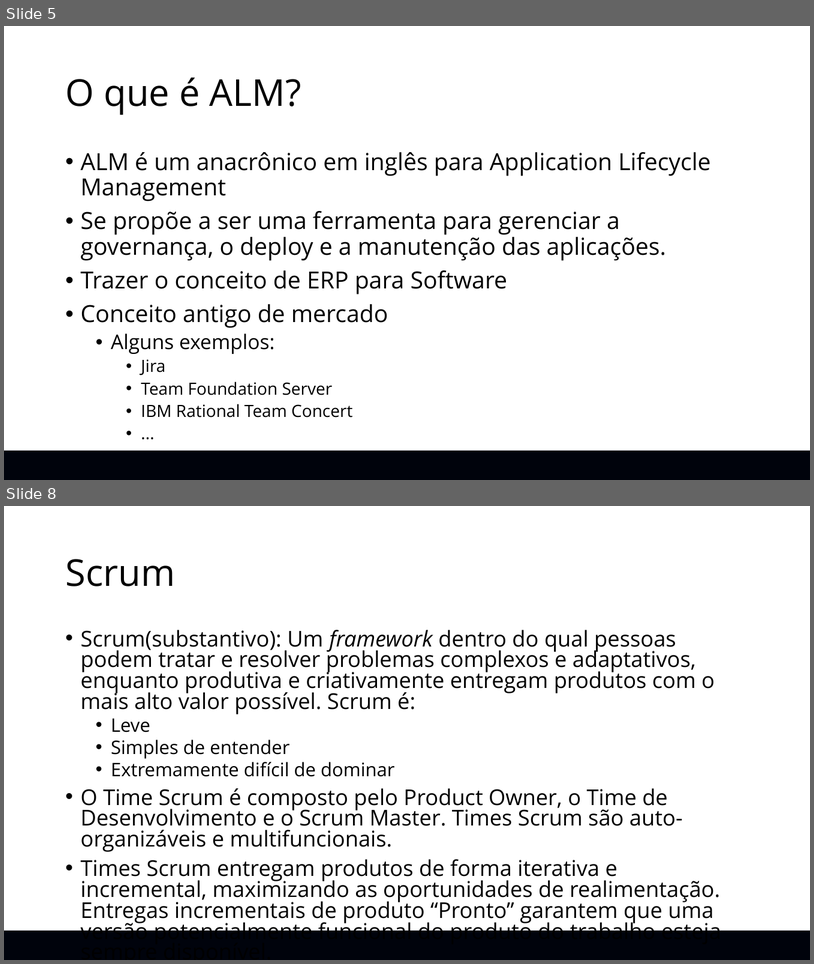
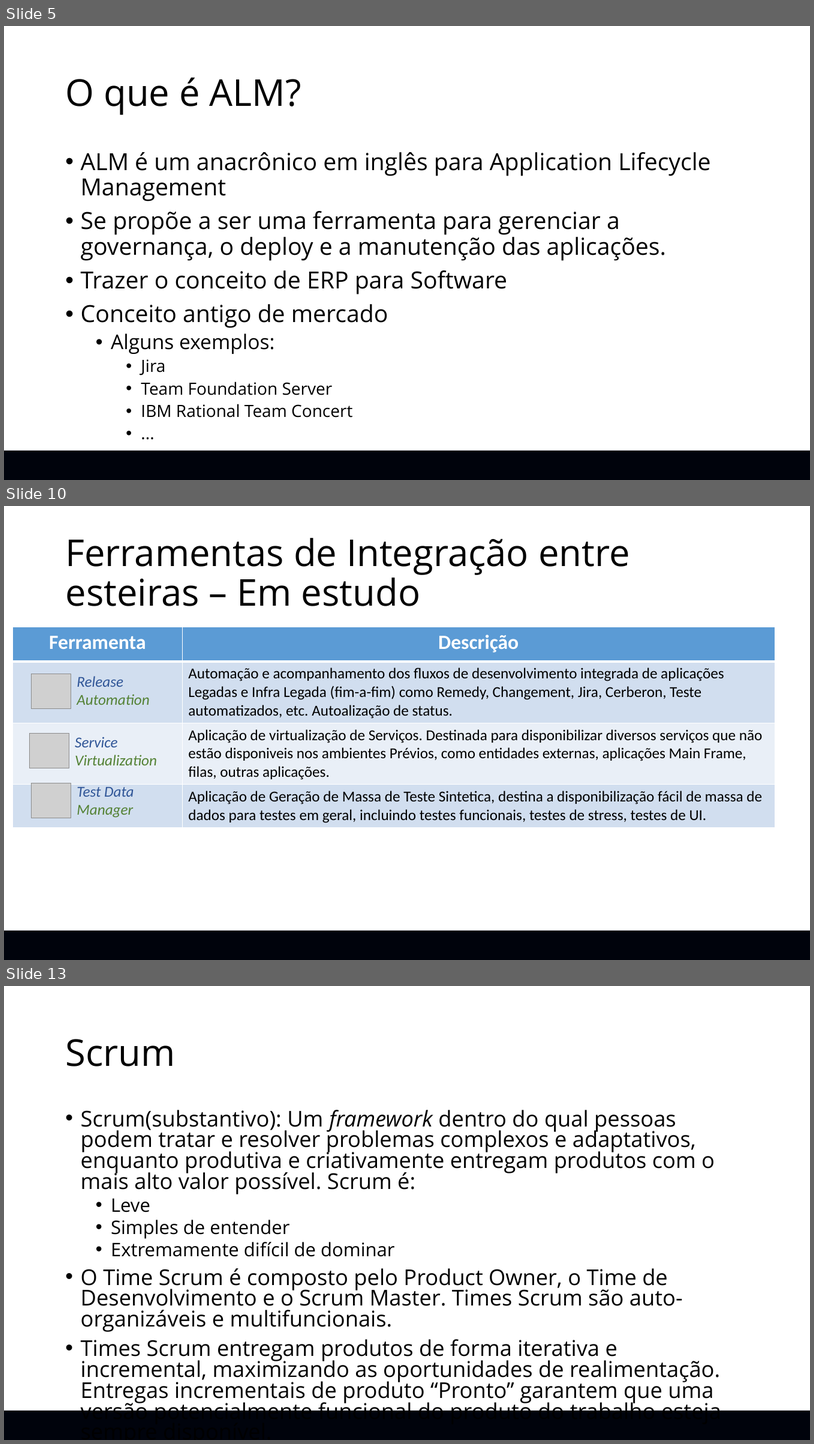
Before and after one commit to is44c/ALM-SerenityBR, a slide deck: Guias/Scrum e Jira/TreinamentoJira_ScrumMasterPO.pptx. Shown one above the other, each under a label of ours: slides 5 and 8 before the commit, slides 5, 10 and 13 after it; the slides between them are not shown. The pictures are 814x964 and 814x1444 pixels, drawn with LibreOffice and Linux fonts; fonts in the diff are those of the drawing; grey boxes stand for pictures; background and template pictures are left out. Boxes give left, top, right and bottom in pixels: in the first picture for what was removed or moved away, otherwise in the second. Text is boxed around its words. In the diff, an @@ line names an element or a change of style, - is before the commit and + after.

```diff
--- a/Guias/Scrum e Jira/TreinamentoJira_ScrumMasterPO.pptx
+++ b/Guias/Scrum e Jira/TreinamentoJira_ScrumMasterPO.pptx
@@ slide 10 added at (4,506,810,960), background #FFFFFF; not listed: 2 template elements that a slide beside it also shows @@
@@ title added at (65,538,630,606), 44 pt, text #000000 @@
+Ferramentas de Integração entre esteiras – Em estudo
@@ table added at (12,627,776,825), 4 rows, 2 columns @@
+Ferramenta | Descrição
+ | Automação e acompanhamento dos fluxos de desenvolvimento integrada de aplicações Legadas e Infra Legada (fim-a-fim) como Remedy, Changement, Jira, Cerberon, Teste automatizados, etc. Autoalização de status.
+ | Aplicação de virtualização de Serviços. Destinada para disponibilizar diversos serviços que não estão disponiveis nos ambientes Prévios, como entidades externas, aplicações Main Frame, filas, outras aplicações.
+ | Aplicação de Geração de Massa de Teste Sintetica, destina a disponibilização fácil de massa de dados para testes em geral, incluindo testes funcionais, testes de stress, testes de UI.
@@ picture added at (31,673,71,709) @@
@@ text added at (77,676,149,705), 18 pt, text #548235, italic @@
+Release
+Automation
@@ picture added at (29,733,69,769) @@
@@ text added at (75,736,157,765), 18 pt, text #548235, italic @@
+Service
+Virtualization
@@ picture added at (31,783,71,817) @@
@@ text added at (77,787,134,817), 18 pt, text #2F5597, italic @@
+Test Data
+Manager
@@ what was slide 8 is now slide 13 @@
```
Also in this commit, not shown: 6 slides changed, 7 other slides added, 7 other files.
